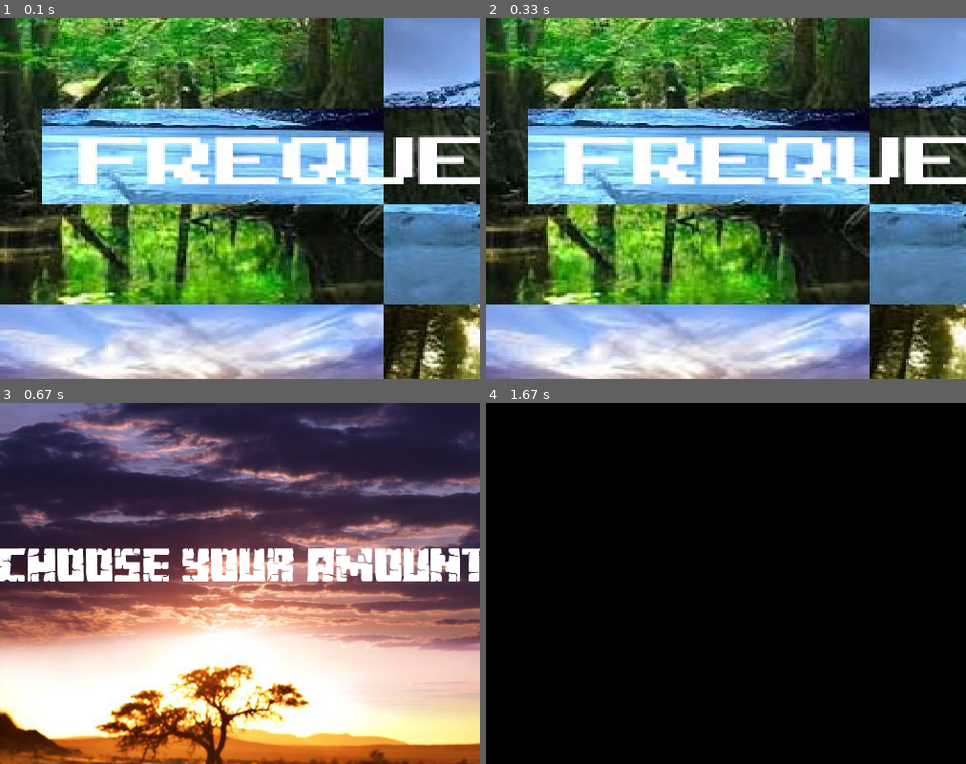
Above: before the commit, frames 1-4 (two rows, left to right).
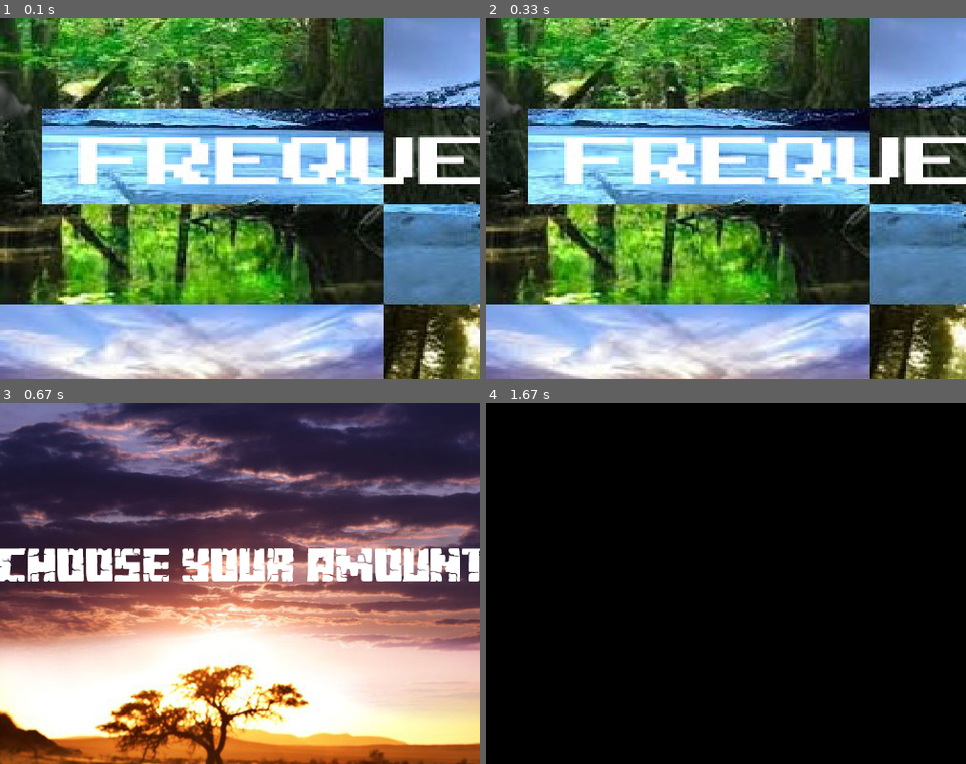
Above: after the commit, the same moments.

Repository: EljakimHerrewijnen/Project2_HRO_PyGame
Game: pygame game, started from Pietje/Project 2 VisualStudio/Project_2_VisualStudio.py
Same seed, same stepped clock (60 frames per second), same inputs: the game is played once before the commit and once after it.
Inputs:
- Up to frame 1 (0.1 s): no input
- Up to frame 2 (0.33 s): no input
- Up to frame 3 (0.67 s): click "Play!" at 0.42 s
- Up to frame 4 (1.67 s): click "2 Players" at 0.77 s; hold Right 1-1.47 s
The pictures show only the part of the screen within x 0-50%, y 0-50%; the shares and areas given below are measured in that part.

The runs differ from the first frame. In frame 1, 0.3% of the frame differs, in the area x 0-7%, y 17-29%; in frame 2, 0.4%, in the area x 0-8%, y 16-29%; in frame 3, nothing differs; in frame 4, nothing differs.

Commit message:
animatie menu scherm

Diff:
--- a/Pietje/Project 2 VisualStudio/Project_2_VisualStudio.py
+++ b/Pietje/Project 2 VisualStudio/Project_2_VisualStudio.py
@@ -43,6 +43,11 @@
 
 def game_intro():
 
+    cloud_texture = pygame.image.load('content/cloud.tif')
+    cloud_texture = pygame.transform.scale(cloud_texture, (250, 150))
+    cloudx = -200
+    cloudy = 0
+
     intro = True
     global sound
 
@@ -178,6 +183,19 @@
         textRect.center = ( (650+(100/2)), (500+(50/2)) )
         gameDisplay.blit(textSurf, textRect)
 
+
+        #cloud animatie
+        cloudx += 1
+        if cloudx > (Mapwidth * Tilesize):
+            cloudy = random.randint(display_height * 0.5, display_height * Tilesize)
+            cloudx = -200
+        drawcloud(cloud_texture, cloudx, cloudy, gameDisplay)
+        drawcloud(cloud_texture, cloudx - 200, cloudy + 350, gameDisplay)
+        drawcloud(cloud_texture, cloudx - 500, cloudy + 150, gameDisplay)
+        drawcloud(cloud_texture, cloudx + 250, cloudy - 200, gameDisplay)
+        #screen.blit(cloud_texture.convert_alpha(), (cloudx, cloudy))
+
+
         pygame.display.update()
         clock.tick(15)
 
--- a/Pietje/Project 2 VisualStudio/Tile.py
+++ b/Pietje/Project 2 VisualStudio/Tile.py
@@ -742,10 +742,8 @@
             #screen.blit(Text, (Mapwidth * Tilesize + 20 + placePositionX, placePositionY + 0.5 * Tilesize))
             placePositionY += Tilesize * 2
 
-
         #Calculate incomming currency
         #AddUnit.Value.position
-
 
         #print de soldier
         #screen.blit(Soldier,(soldierPos[0], soldierPos[1]))
@@ -759,10 +757,8 @@
             cloudy = random.randint(0, Mapheight * Tilesize)
             cloudx = -200
         drawcloud(cloud_texture, cloudx, cloudy, screen)
-
         #screen.blit(cloud_texture.convert_alpha(), (cloudx, cloudy))
             """
-
 
         #draw1(AddUnit, screen, bgmap, soldierPos, font1, transparent_texture, Mapwidth, buy_background, currentPL_currency, currentPL_biome, currentPl_soldiers, currentPl_robots, currentPl_tanks, currentPl_barracks, currentPl_boats)
         draw2(AddUnit, screen, nr_1_texture, nr_2_texture, nr_3_texture, nr_4_texture)
